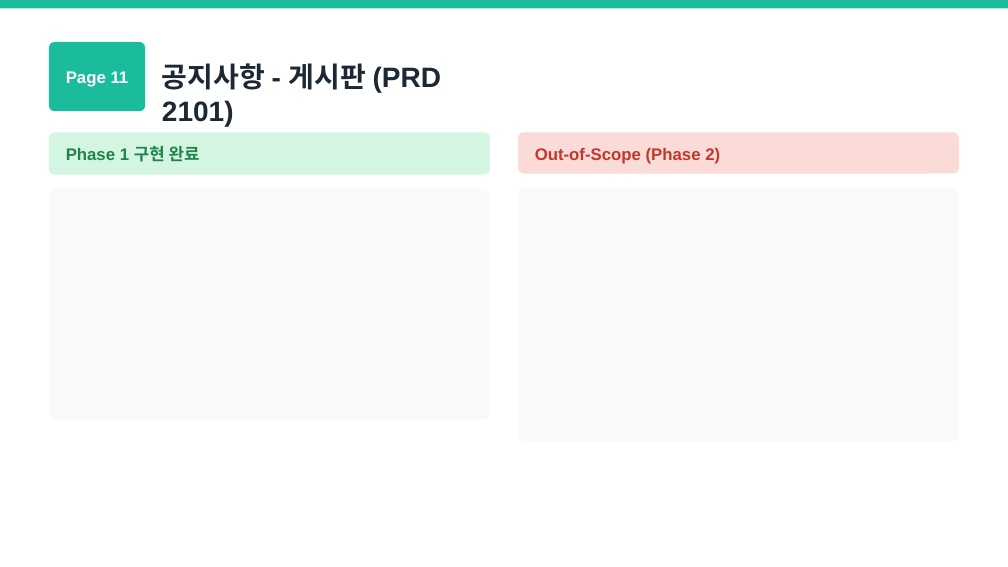
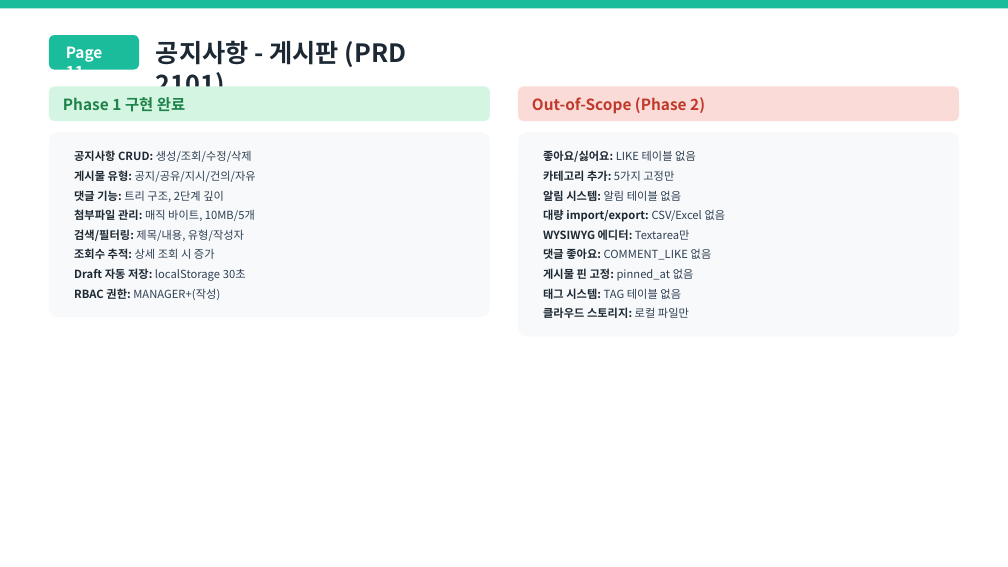
Before and after one commit to MoonjaeChoi/sunjin-erp, a slide deck: slide 13 of workspace/ppt/선진인포텍_ERP_Out-of-Scope_정리.pptx. Drawn at 1008x567 pixels with LibreOffice and Linux fonts; fonts in the diff are those of the drawing. Boxes give left, top, right and bottom in pixels: in the first picture for what was removed or moved away, otherwise in the second. Text is boxed around its words. In the diff, an @@ line names an element or a change of style, - is before the commit and + after.

```diff
--- a/workspace/ppt/선진인포텍_ERP_Out-of-Scope_정리.pptx
+++ b/workspace/ppt/선진인포텍_ERP_Out-of-Scope_정리.pptx
@@ rounded rectangle resized from (x1=49, y1=42, x2=145, y2=112) to (x1=49, y1=35, x2=139, y2=70) @@
@@ text "Page 11" moved from (x1=66, y1=71, x2=129, y2=87) to (x1=66, y1=46, x2=103, y2=70) @@
@@ text "Page 11" at (x1=66, y1=46, x2=103, y2=70): size 12 to 11 pt, font Arial to Noto Sans CJK KR; less space between paragraphs @@
@@ text "공지사항 - 게시판 (PRD 2101)" moved from (x1=162, y1=63, x2=442, y2=126) to (x1=156, y1=40, x2=406, y2=99) @@
@@ text "공지사항 - 게시판 (PRD 2101)" at (x1=156, y1=40, x2=406, y2=99): size 20 to 18 pt, font Arial to Noto Sans CJK KR @@
@@ rounded rectangle resized from (x1=49, y1=132, x2=491, y2=174) to (x1=49, y1=87, x2=491, y2=121) @@
@@ rounded rectangle resized from (x1=518, y1=132, x2=960, y2=173) to (x1=518, y1=87, x2=960, y2=121) @@
@@ text "Phase 1 구현 완료" moved from (x1=66, y1=146, x2=200, y2=162) to (x1=63, y1=97, x2=185, y2=112) @@
@@ text "Phase 1 구현 완료" at (x1=63, y1=97, x2=185, y2=112): size 12 to 11 pt, font Arial to Noto Sans CJK KR @@
@@ text "Out-of-Scope (Phase 2)" at (x1=532, y1=97, x2=705, y2=114): size 12 to 11 pt, font Arial to Noto Sans CJK KR @@
@@ text "Out-of-Scope (Phase 2)" moved from (x1=535, y1=148, x2=720, y2=164) to (x1=532, y1=97, x2=705, y2=114) @@
@@ rounded rectangle resized from (x1=49, y1=188, x2=491, y2=419) to (x1=49, y1=132, x2=491, y2=317) @@
@@ proportions changed in 5 elements at (x1=49, y1=87, x2=491, y2=121), (x1=49, y1=35, x2=139, y2=70), (x1=49, y1=132, x2=491, y2=317), (x1=518, y1=87, x2=960, y2=121), (x1=518, y1=132, x2=960, y2=337) @@
@@ rounded rectangle resized from (x1=518, y1=187, x2=960, y2=442) to (x1=518, y1=132, x2=960, y2=337) @@
@@ text added at (x1=74, y1=150, x2=256, y2=300), 8 pt, text #2E4053 @@
+• 공지사항 CRUD: 생성/조회/수정/삭제
+• 게시물 유형: 공지/공유/지시/건의/자유
+• 댓글 기능: 트리 구조, 2단계 깊이
+• 첨부파일 관리: 매직 바이트, 10MB/5개
+• 검색/필터링: 제목/내용, 유형/작성자
+• 조회수 추적: 상세 조회 시 증가
+• Draft 자동 저장: localStorage 30초
+• RBAC 권한: MANAGER+(작성)
@@ text added at (x1=543, y1=150, x2=726, y2=318), 8 pt, text #2E4053 @@
+• 좋아요/싫어요: LIKE 테이블 없음
+• 카테고리 추가: 5가지 고정만
+• 알림 시스템: 알림 테이블 없음
+• 대량 import/export: CSV/Excel 없음
+• WYSIWYG 에디터: Textarea만
+• 댓글 좋아요: COMMENT_LIKE 없음
+• 게시물 핀 고정: pinned_at 없음
+• 태그 시스템: TAG 테이블 없음
+• 클라우드 스토리지: 로컬 파일만
```
Also in this commit, not shown: 15 other slides changed, 16 other files.
